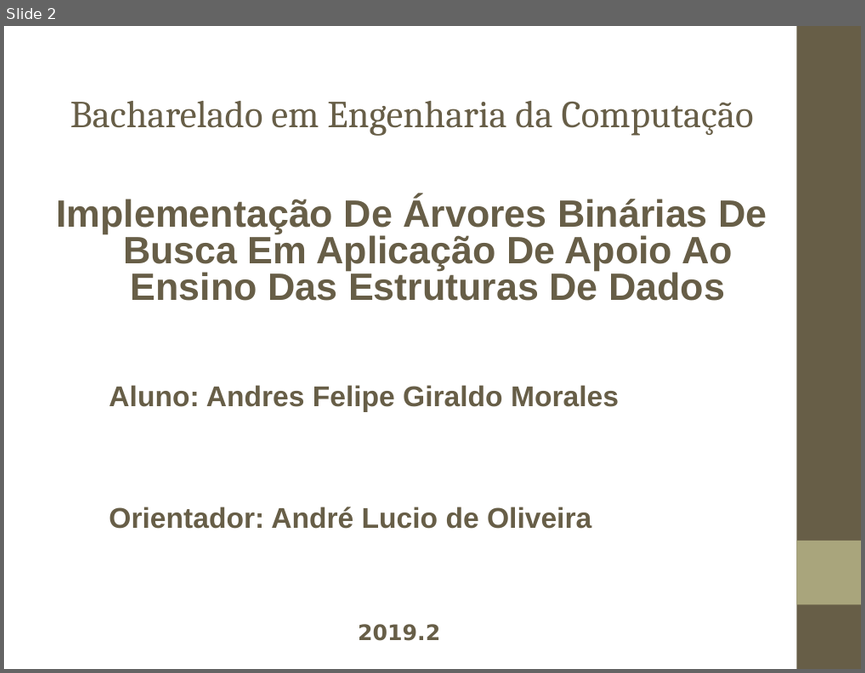
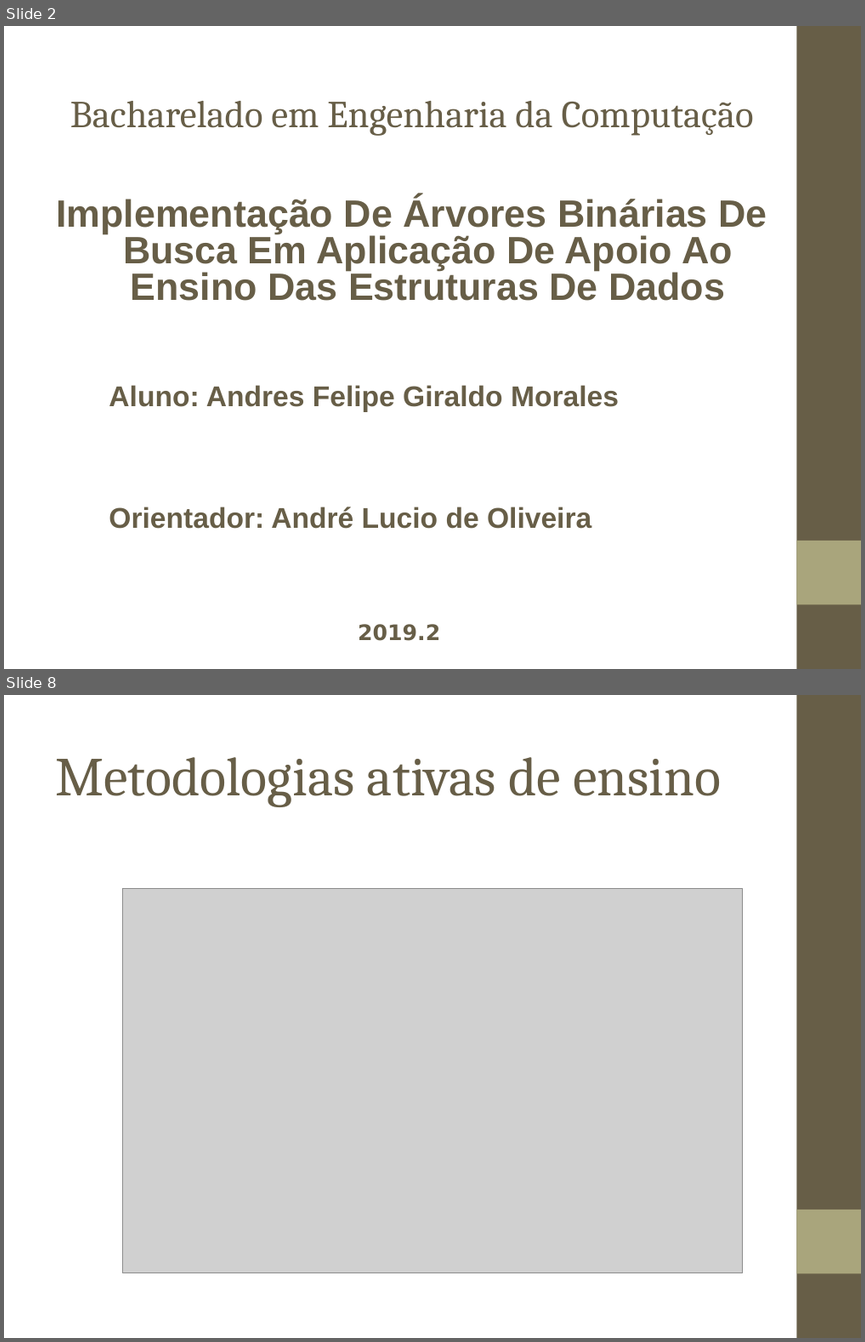
Before and after one commit to andresklr/monografia1902, a slide deck: Texto/Apresentação/Monografia 1902.ppt. Shown one above the other, each under a label of ours: slide 2 before the commit, slides 2 and 8 after it; the slides between them are not shown. The pictures are 865x673 and 865x1342 pixels, drawn with LibreOffice and Linux fonts; fonts in the diff are those of the drawing; grey boxes stand for pictures; background and template pictures are left out. Boxes give left, top, right and bottom in pixels: in the first picture for what was removed or moved away, otherwise in the second. Text is boxed around its words. In the diff, an @@ line names an element or a change of style, - is before the commit and + after.

```diff
--- a/Texto/Apresentação/Monografia 1902.ppt
+++ b/Texto/Apresentação/Monografia 1902.ppt
@@ slide 8 added at (4,695,861,1338), background picture (left out); not listed: 2 template elements that a slide beside it also shows @@
@@ title added at (55,757,721,807), 46 pt, text #675E47 @@
+Metodologias ativas de ensino
@@ picture added at (123,888,743,1272) @@
```
Also in this commit, not shown: 1 slide changed, 8 other slides added, 8 slides removed, 3 other files.
